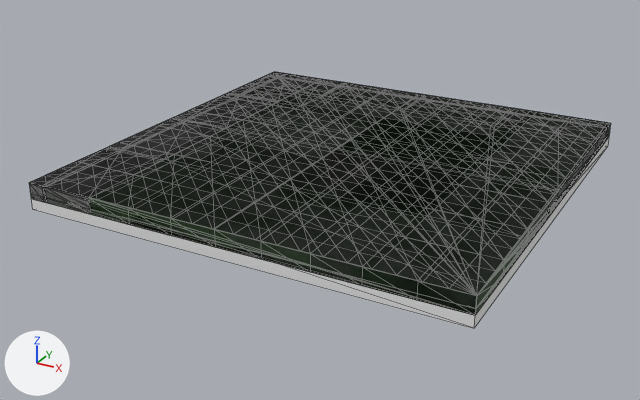
The glTF model common/game/tilesets/suburban_neighborhood/ground/ground_tiles.glb as it was, and as the next commit left it.
One viewpoint serves both versions: a 50 mm lens placed at (7.09, -13.87, 5.81), pointed at (-0.28, -0.47, -0.89). The axes (+X, +Y, +Z) are drawn at lower left. The lights are the same throughout. Mesh edges are drawn as thin lines. Objects named as collision shapes, trigger or cutter boxes, shadow casters or lower levels of detail are left out. Where no turn or scale is listed for an object, it has been applied to the vertices.

Names of what the first picture shows: 'pool', 'road_corner', 'yard_8x8_00', 'yard_grass_only', 'yard_sidewalk_driveway', 'yard_sidewalk_inner_corner', 'yard_sidewalk_outer_corner', 'yard_sidewalk_straight_edge'.
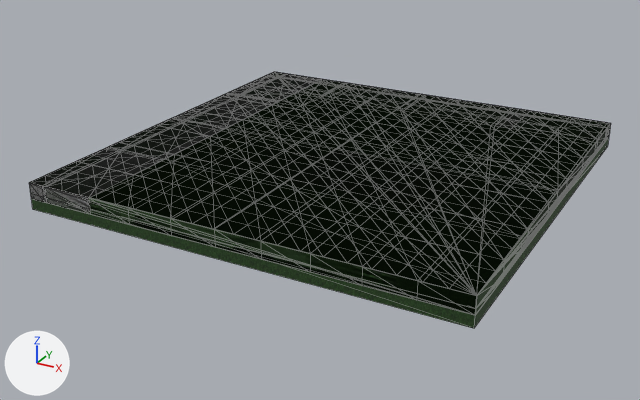
Edits to the bpy script that builds the scene:
```text
Change me_plane:
    where me_plane.from_pydata(...)  # 488 vertices, 972 faces; spans x -4.0..4.0, y -4.0..4.0, z -0.5..0.0
    add me_plane.materials.append(mat_grass)  # picture img_grassy_grass
```

Boxes (x1, y1, x2, y2) around the edits, measured in the pictures (640 x 400 px):
'yard_8x8_00', recoloured
    both: (30, 72, 610, 328)
